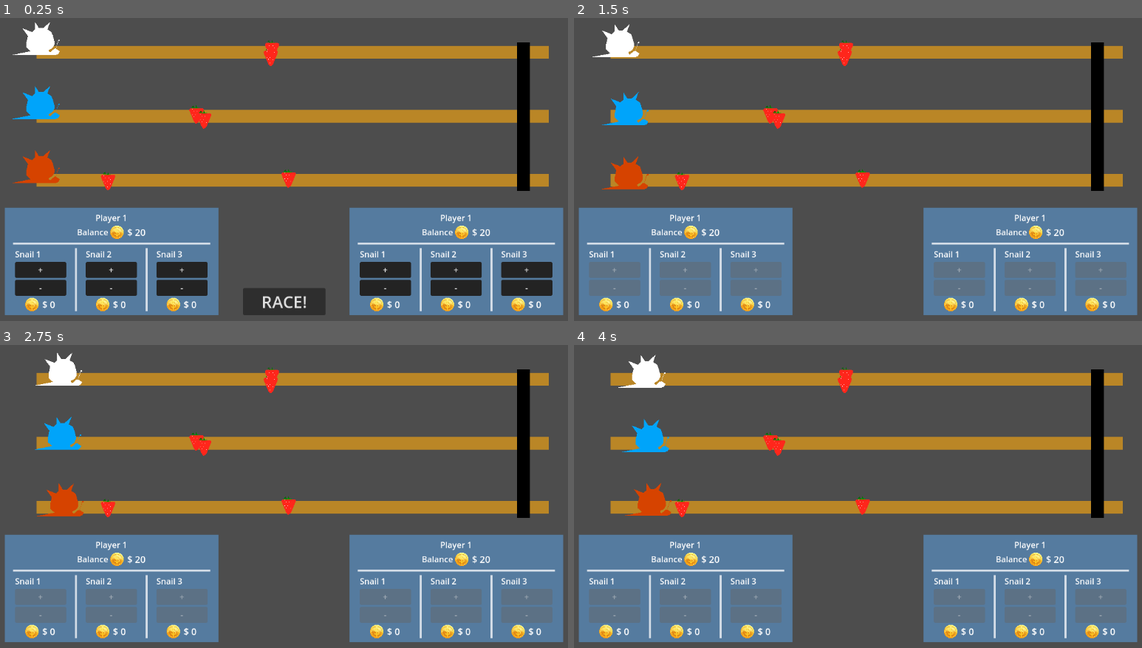
Above: before the commit, frames 1-4 (two rows, left to right).
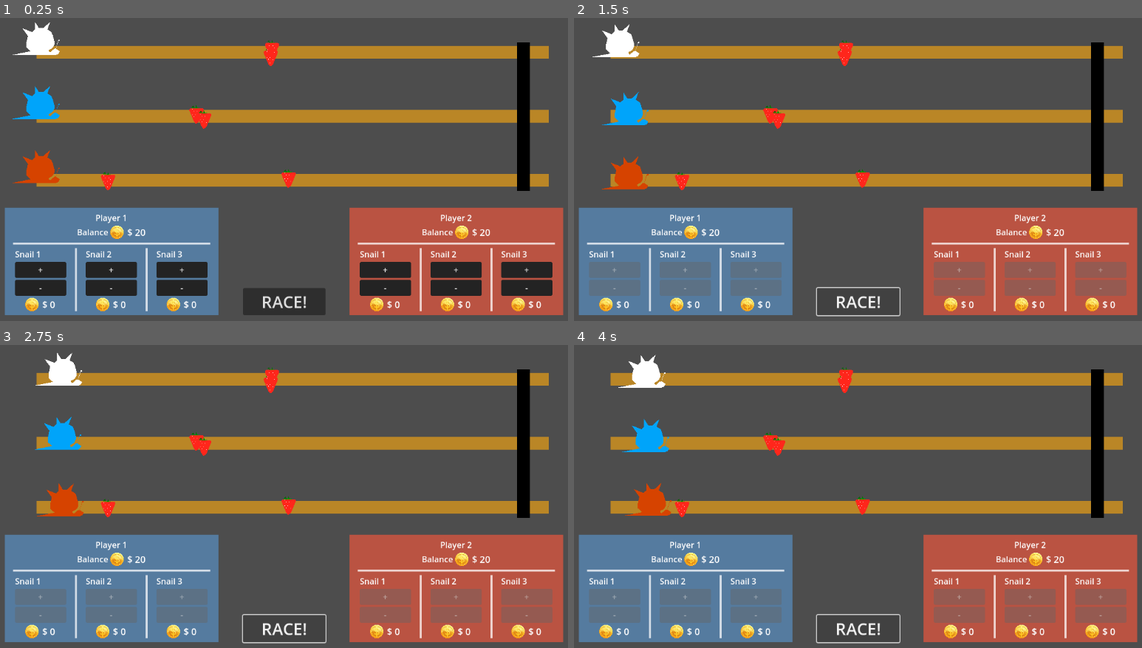
Above: after the commit, the same moments.

Repository: pradoh97/snail-race
Game: Godot game, scene res://level.tscn
Two runs of this game, one before a commit and one after it. Both use one fixed random seed, a clock stepped at 60 frames per second and the inputs below.
Inputs (mouse positions are in pixels of both pictures, inside the frame that each line leads up to):
- Up to frame 1 (0.25 s): no input
- Up to frame 2 (1.5 s): click "RACE!" at 0.5 s; click (858, 302) at 1.25 s, where only the run after the commit has a clickable "RACE!"
- Up to frame 3 (2.75 s): click (284, 629) at 2 s, where only the run after the commit has a clickable "RACE!"
- Up to frame 4 (4 s): no input

The runs differ from the first frame. In frame 1, 10% of the frame differs, in the area x 61-100%, y 62-99%; in frame 2, 13%, in the area x 42-100%, y 62-99%; in frame 3, 13%; in frame 4, 13%.

Commit message:
Add bet results and split rewards

Diff:
--- a/level.gd
+++ b/level.gd
@@ -1,6 +1,7 @@
 extends Node2D
 
 var winner: String = ""
+var snails_bet_pool = {}
 
 func _ready():
 	$UI.restart_pressed.connect(_on_restart_pressed)
@@ -16,16 +17,34 @@
 func _on_finish_line_body_entered(body):
 	if not winner:
 		winner = str(body.racer_number)
-		$UI.race_over(winner)
+		calculate_pool(body)
+		$UI.race_over(winner, snails_bet_pool)
 
 func _on_full_stop_body_entered(body):
 	(body as Racer).race_over = true
 
-func start_race():
+func calculate_pool(winner_node: Racer):
+		var winner_total_bets = snails_bet_pool.player_1[str(winner_node.racer_number)].bet_amount + snails_bet_pool.player_2[str(winner_node.racer_number)].bet_amount
+		var total_bets = 0
+		for racer: Racer in $Racers.get_children():
+			total_bets += snails_bet_pool.player_1[str(racer.racer_number)].bet_amount
+			total_bets += snails_bet_pool.player_2[str(racer.racer_number)].bet_amount
+		snails_bet_pool.player_1[str(winner_node.racer_number)].participation = float(snails_bet_pool.player_1[str(winner_node.racer_number)].bet_amount)/float(winner_total_bets)
+		snails_bet_pool.player_2[str(winner_node.racer_number)].participation = float(snails_bet_pool.player_2[str(winner_node.racer_number)].bet_amount)/float(winner_total_bets)
+		snails_bet_pool.player_2.reward = roundi(total_bets * snails_bet_pool.player_2[str(winner_node.racer_number)].participation)
+		snails_bet_pool.player_1.reward = roundi(total_bets * snails_bet_pool.player_1[str(winner_node.racer_number)].participation)
+		snails_bet_pool.player_1.total_bet = snails_bet_pool.player_1["1"].bet_amount + snails_bet_pool.player_1["2"].bet_amount + snails_bet_pool.player_1["3"].bet_amount
+		snails_bet_pool.player_2.total_bet = snails_bet_pool.player_2["1"].bet_amount + snails_bet_pool.player_2["2"].bet_amount + snails_bet_pool.player_2["3"].bet_amount
+		Globals.money.player_1 += snails_bet_pool.player_1.reward
+		Globals.money.player_2 += snails_bet_pool.player_2.reward
+
+func start_race(bets_pool):
+	snails_bet_pool = bets_pool
+
 	for racer: Racer in $Racers.get_children():
 		racer.set_physics_process(true)
-		$UI/PlayerOptions.disable_options()
-		$UI/PlayerOptions2.disable_options()
+		$UI/PlayerOptions.start_race()
+		$UI/PlayerOptions2.start_race()
 
 func _on_restart_pressed():
 	winner = ""
@@ -36,8 +55,3 @@
 	for trap: Trap in %Traps.get_children():
 		random_position = randi_range(%TrapsSafeMargins.get_child(0).global_position.x, %TrapsSafeMargins.get_child(1).global_position.x)
 		trap.global_position.x = random_position
-
-
-func _on_start_race_pressed():
-	$UI/StartRace.visible = false
-	start_race()
--- a/level.tscn
+++ b/level.tscn
@@ -10,6 +10,13 @@
 [sub_resource type="RectangleShape2D" id="RectangleShape2D_oi3di"]
 size = Vector2(20, 111)
 
+[sub_resource type="StyleBoxFlat" id="StyleBoxFlat_1ainy"]
+content_margin_left = 16.0
+content_margin_top = 8.0
+content_margin_right = 16.0
+content_margin_bottom = 8.0
+bg_color = Color(0.72777236, 0.3263314, 0.25760457, 1)
+
 [node name="Level" type="Node2D"]
 script = ExtResource("1_vonw3")
 
@@ -95,12 +102,12 @@
 
 [node name="GameOver" type="PanelContainer" parent="UI"]
 anchors_preset = -1
-anchor_left = 0.31800002
-anchor_top = 0.31800002
+anchor_left = 0.321
+anchor_top = 0.296
 anchor_right = 0.68200004
 anchor_bottom = 0.68200004
-offset_left = -0.11380005
-offset_top = -0.06401062
+offset_left = -3.5697937
+offset_top = 0.19200134
 offset_right = 0.113708496
 offset_bottom = 0.063964844
 grow_horizontal = 2
@@ -109,7 +116,7 @@
 [node name="Label" type="Label" parent="UI/GameOver"]
 layout_mode = 2
 size_flags_vertical = 0
-theme_override_font_sizes/font_size = 32
+theme_override_font_sizes/font_size = 28
 text = "Race over"
 horizontal_alignment = 1
 
@@ -130,7 +137,12 @@
 unique_name_in_owner = true
 layout_mode = 2
 
-[node name="MoneyResult" type="Label" parent="UI/GameOver/VBoxContainer"]
+[node name="MoneyResultPlayer1" type="Label" parent="UI/GameOver/VBoxContainer"]
+unique_name_in_owner = true
+layout_mode = 2
+horizontal_alignment = 1
+
+[node name="MoneyResultPlayer2" type="Label" parent="UI/GameOver/VBoxContainer"]
 unique_name_in_owner = true
 layout_mode = 2
 horizontal_alignment = 1
@@ -177,6 +189,8 @@
 offset_top = -210.27203
 offset_right = 0.104003906
 offset_bottom = -0.2720337
+theme_override_styles/panel = SubResource("StyleBoxFlat_1ainy")
+player_name = "Player 2"
 
 [node name="StartRace" type="Button" parent="UI"]
 anchors_preset = -1
@@ -197,4 +211,4 @@
 [connection signal="body_entered" from="RaceTrack/FullStop" to="." method="_on_full_stop_body_entered"]
 [connection signal="pressed" from="UI/GameOver/VBoxContainer/VBoxContainer/Restart" to="UI" method="_on_restart_pressed"]
 [connection signal="pressed" from="UI/GameOver/VBoxContainer/VBoxContainer/Quit" to="UI" method="_on_quit_pressed"]
-[connection signal="pressed" from="UI/StartRace" to="." method="_on_start_race_pressed"]
+[connection signal="pressed" from="UI/StartRace" to="UI" method="_on_start_race_pressed"]
--- a/player_options/player_options.gd
+++ b/player_options/player_options.gd
@@ -10,13 +10,40 @@
 		%Balance.current_balance = str(Globals.money.player_2)
 	%Balance.update_balance()
 
+func get_balance():
+	return %Balance.current_balance
+
+func get_bets():
+	return {
+		"1": {
+			"bet_amount": $VBoxContainer/HboxContainer/RacerBetOptions.bet_amount,
+			"participation": 0.0,
+			"reward": 0,
+		},
+		"2": {
+			"bet_amount": $VBoxContainer/HboxContainer/RacerBetOptions2.bet_amount,
+			"participation": 0.0,
+			"reward": 0,
+		},
+		"3": {
+			"bet_amount": $VBoxContainer/HboxContainer/RacerBetOptions3.bet_amount,
+			"participation": 0.0,
+			"reward": 0,
+		},
+	}
 
 func _on_balance_balance_drained():
 	disable_increases()
 
-
 func _on_balance_balance_restored():
 	enable_decreases()
+
+func start_race():
+	if player_name == "Player 1":
+		Globals.money.player_1 = get_balance()
+	if player_name == "Player 2":
+		Globals.money.player_2 = get_balance()
+	disable_options()
 
 func disable_options():
 	disable_increases()
--- a/ui.gd
+++ b/ui.gd
@@ -2,17 +2,6 @@
 class_name UI
 
 signal restart_pressed
-
-var last_bet = [
-	{
-		"texture": null,
-		"money": 0
-	},
-	{
-		"texture": null,
-		"money": [0,0,0]
-	},
-]
 
 var player_1_balance_label: Label
 var player_2_balance_label: Label
@@ -21,21 +10,29 @@
 	$GameOver.visible = false
 
 func start_race():
+	var bets_pool = {}
+	bets_pool.player_1 = $PlayerOptions.get_bets()
+	bets_pool.player_2 = $PlayerOptions2.get_bets()
 	$GameOver.visible = false
-	get_parent().start_race()
+	get_parent().start_race(bets_pool)
 
-func race_over(winner: String):
+func race_over(winner: String, snails_bet_pool):
 	$GameOver.visible = true
-	%Winner.text = winner
-	if winner == last_bet.racer:
-		%MoneyResult.text = "You won +$"
-		Globals.money += last_bet.money
+	%Winner.text = "Snail " + str(winner)
+	var player_1_gains = snails_bet_pool.player_1.reward - snails_bet_pool.player_1.total_bet
+	var player_2_gains = snails_bet_pool.player_2.reward - snails_bet_pool.player_2.total_bet
+	if player_1_gains > 0:
+		$GameOver/VBoxContainer/MoneyResultPlayer1.text = "Player 1 won $" + str(player_1_gains)
+	elif player_1_gains == 0:
+		$GameOver/VBoxContainer/MoneyResultPlayer1.text = "Break even for player 1"
 	else:
-		%MoneyResult.text = "You lost -$"
-		Globals.money -= last_bet.money
-	%MoneyResult.text +=  str(last_bet.money)
-	%CurrentMoney.text = str(Globals.money)
-
+		$GameOver/VBoxContainer/MoneyResultPlayer1.text = "Player 1 lost $" + str(player_1_gains)
+	if player_2_gains > 0:
+		$GameOver/VBoxContainer/MoneyResultPlayer2.text = "Player 2 won: $" + str(player_2_gains)
+	elif player_2_gains == 0:
+		$GameOver/VBoxContainer/MoneyResultPlayer2.text = "Break even for player 2"
+	else:
+		$GameOver/VBoxContainer/MoneyResultPlayer2.text = "Player 2 lost $" + str(player_2_gains)
 
 func _on_quit_pressed():
 	get_tree().quit()
@@ -44,3 +41,7 @@
 func _on_restart_pressed():
 	$GameOver.visible = false
 	restart_pressed.emit()
+
+
+func _on_start_race_pressed():
+	start_race()
Not shown: 1 places in level.tscn that only renumber resources
